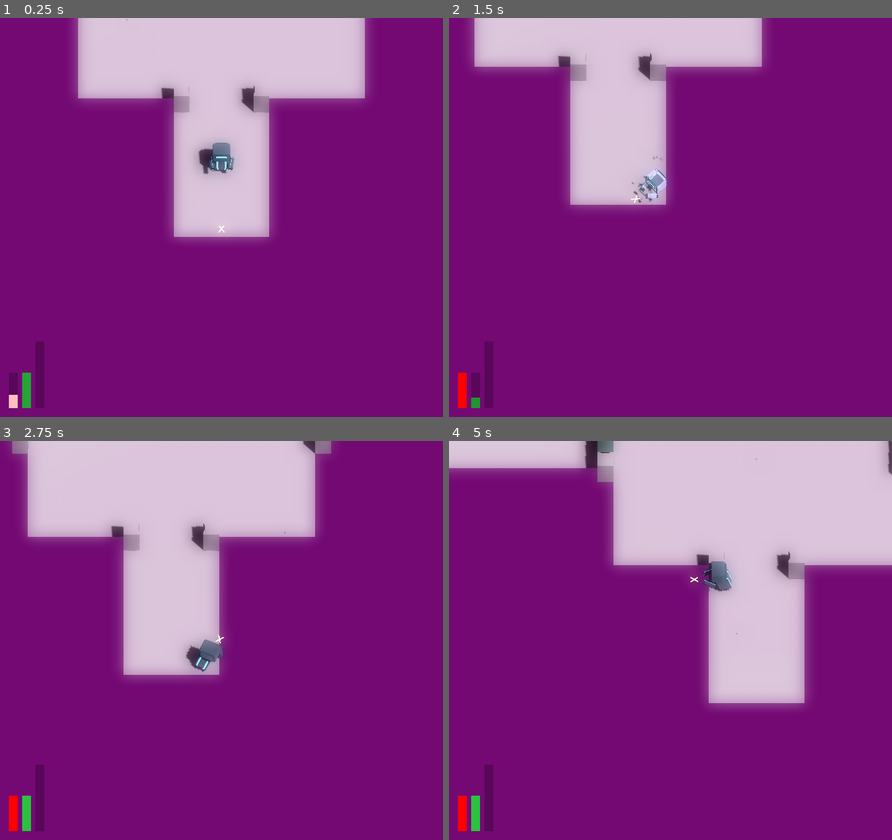
Above: before the commit, frames 1-4 (two rows, left to right).
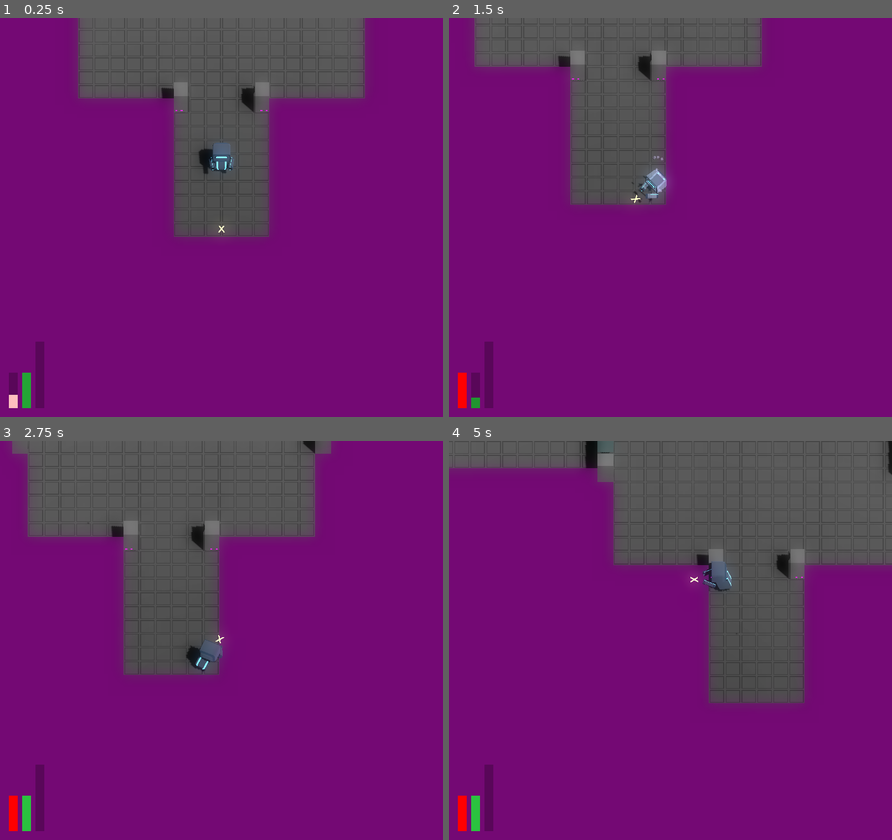
Above: after the commit, the same moments.

Repository: JackEvans24/bullet-absorb
Game: Godot game, scene res://scenes/main.tscn
Two runs of this game, one before a commit and one after it. Both use one fixed random seed, a clock stepped at 60 frames per second and the inputs below.
Inputs (mouse positions are in pixels of both pictures, inside the frame that each line leads up to):
- Up to frame 1 (0.25 s): no input
- Up to frame 2 (1.5 s): move the mouse to (767, 197) at 0.52 s; hold D (move_right) 0.53-1.28 s; hold Ctrl (absorb) 0.53-1.28 s; move the mouse to (581, 237) at 1.27 s; hold S (move_back) from 1.28 s (still down); tap Space (dash) at 1.35 s
- Up to frame 3 (2.75 s): move the mouse to (265, 552) at 2.02 s; release S (move_back) at 2.03 s; press the mouse at (265, 552) at 2.03 s; hold D (move_right) from 2.03 s (still down)
- Up to frame 4 (5 s): move the mouse to (648, 720) at 2.77 s; release D (move_right) at 2.78 s; release the mouse at (648, 720) at 2.78 s; hold W (move_forward) 2.78-3.53 s; tap Ctrl (absorb) at 2.85 s; move the mouse to (803, 700) at 3.52 s; hold A (move_left) from 3.53 s (still down); tap Space (dash) at 3.6 s; move the mouse to (537, 580) at 4.27 s; click (537, 580) at 4.35 s

The runs differ from the first frame. In frame 1, 21% of the frame differs, in the area x 17-83%, y 0-56%; in frame 2, 16%; in frame 3, 24%; in frame 4, 30%, in the area x 0-100%, y 0-67%.

Commit message:
chore: set invisible wall on south side of vertical doors

Diff:
--- a/scripts/editor/room_generator.gd
+++ b/scripts/editor/room_generator.gd
@@ -113,7 +113,8 @@
 		if x == (offset - 3):
 			grid.set_cell_item(cell, DOOR_SUPPORT_ITEM, ROT_NORTH if is_horizontal_door else ROT_WEST)
 		elif x == offset + 2:
-			grid.set_cell_item(cell, DOOR_SUPPORT_ITEM, ROT_SOUTH if is_horizontal_door else ROT_EAST)
+			var item = DOOR_SUPPORT_ITEM if is_horizontal_door else INVISIBLE_WALL_ITEM
+			grid.set_cell_item(cell, item, ROT_SOUTH if is_horizontal_door else ROT_EAST)
 		else:
 			grid.set_cell_item(cell, FLOOR_ITEM)
 
